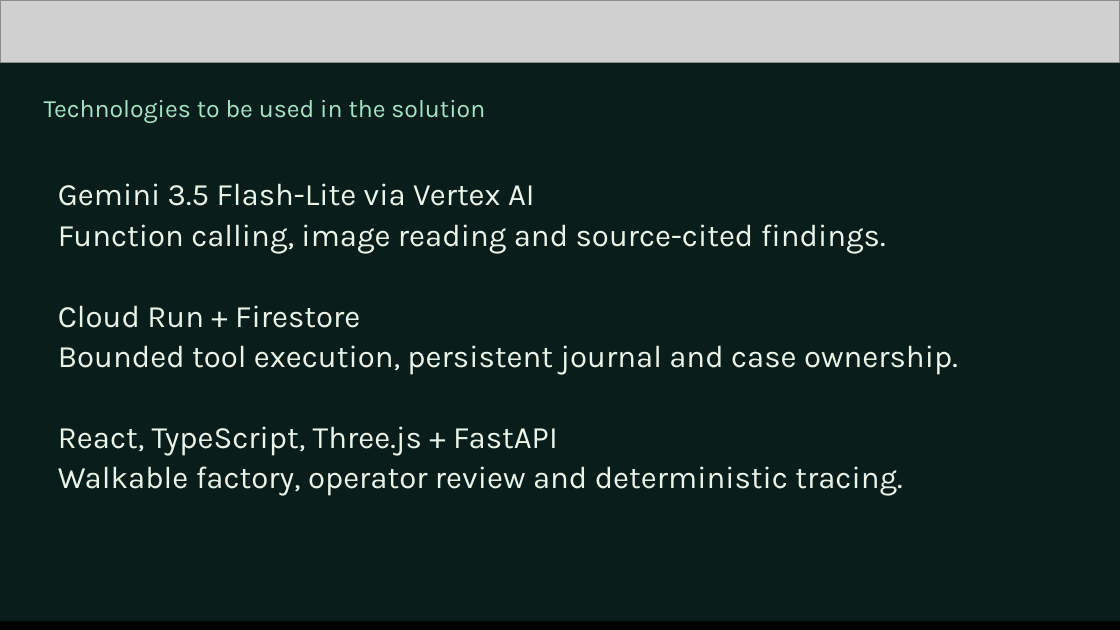
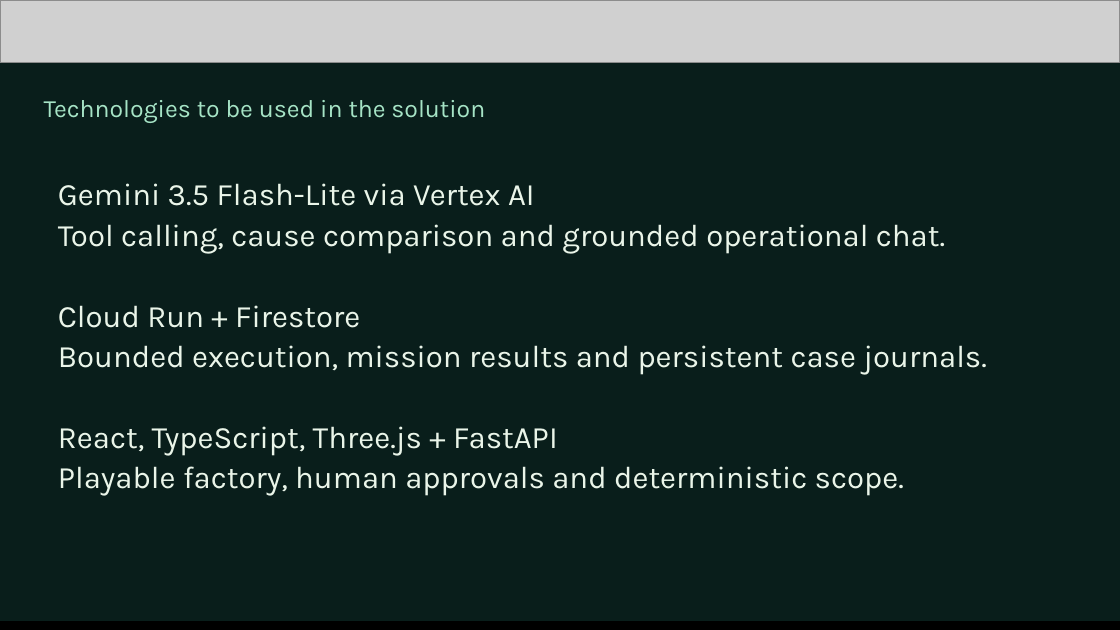
Before and after one commit to mk-tdev/BatchLens, a slide deck: slide 8 of docs/submission/BatchLens-Pitch-Review.pptx. Drawn at 1120x630 pixels with LibreOffice and Linux fonts; fonts in the diff are those of the drawing; grey boxes stand for pictures. Boxes give left, top, right and bottom in pixels: in the first picture for what was removed or moved away, otherwise in the second. Text is boxed around its words. In the diff, an @@ line names an element or a change of style, - is before the commit and + after.

Commit message:
Update pitch deck export for adaptive Gemini factory demo

```diff
--- a/docs/submission/BatchLens-Pitch-Review.pptx
+++ b/docs/submission/BatchLens-Pitch-Review.pptx
@@ text at (58, 224, 945, 254): text changed @@
-Function calling, image reading and source-cited findings.
+Tool calling, cause comparison and grounded operational chat.
@@ text at (58, 345, 986, 375): text changed @@
-Bounded tool execution, persistent journal and case ownership.
+Bounded execution, mission results and persistent case journals.
@@ text at (58, 466, 904, 496): text changed @@
-Walkable factory, operator review and deterministic tracing.
+Playable factory, human approvals and deterministic scope.
```
Also in this commit, not shown: 10 other slides changed, 2 other files.
